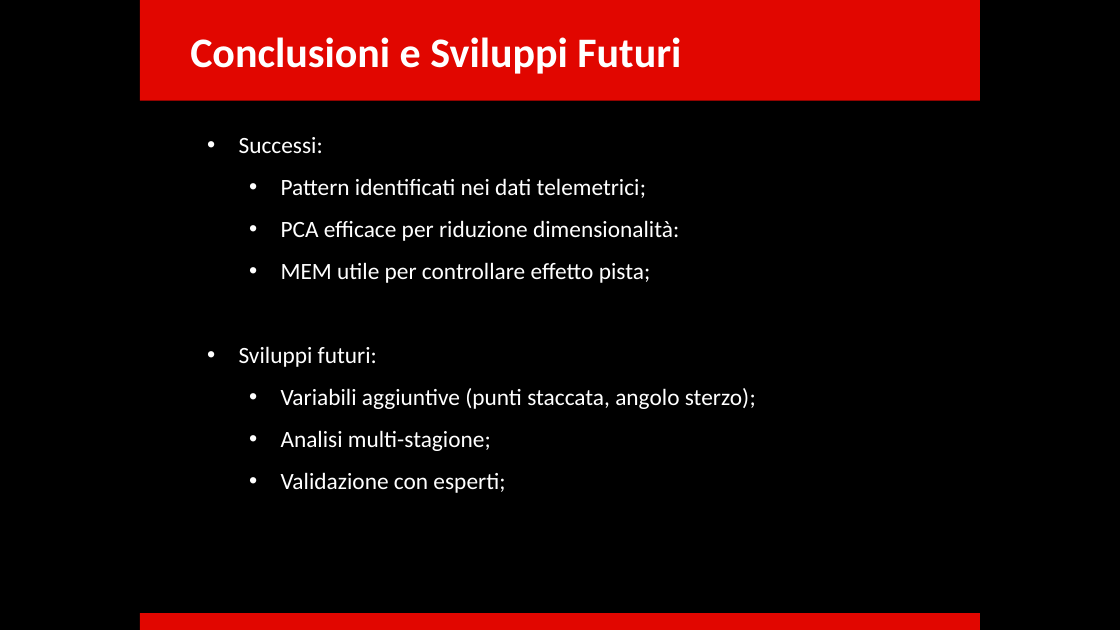
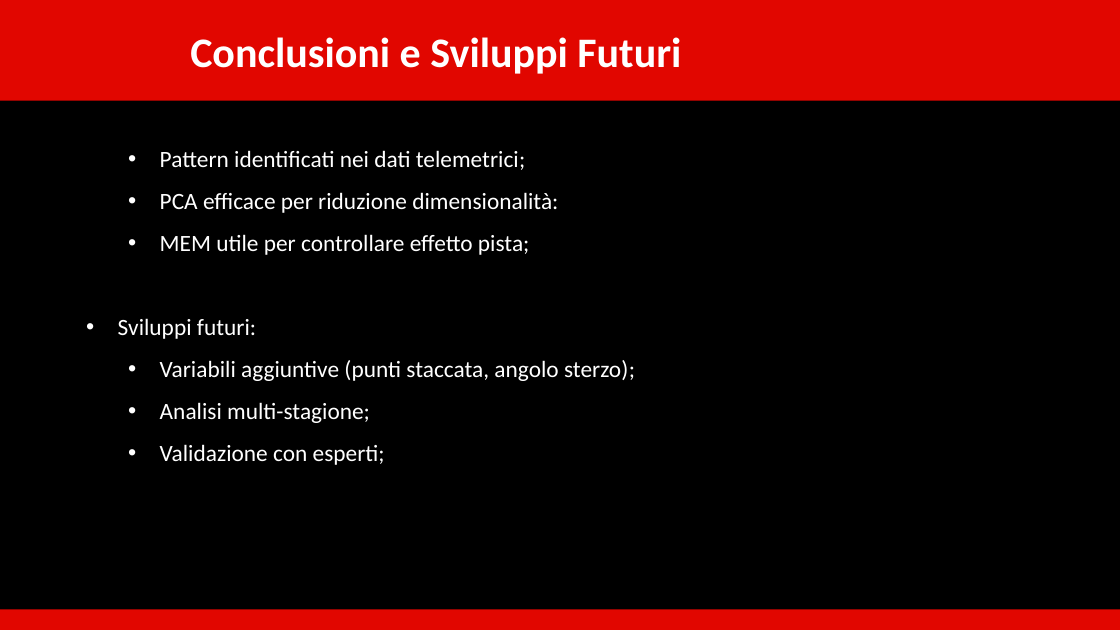
Before and after one commit to WBOnCedR/Stili_di_guida_f1, a slide deck: slide 20 of presentazione_F1_10min.pptx (slide 17 before the commit). Drawn at 1120x630 pixels with LibreOffice and Linux fonts; fonts in the diff are those of the drawing. Boxes give left, top, right and bottom in pixels: in the first picture for what was removed or moved away, otherwise in the second. Text is boxed around its words. In the diff, an @@ line names an element or a change of style, - is before the commit and + after.

```diff
--- a/presentazione_F1_10min.pptx
+++ b/presentazione_F1_10min.pptx
@@ rectangle: place and size @@
-rectangle at [140, 0, 981, 101]
+rectangle at [0, 0, 1120, 101]
@@ text "Pattern identificati nei dati telemetrici;": place and size @@
-text "Pattern identificati nei dati telemetrici;" at [239, 137, 756, 493]
+text "Pattern identificati nei dati telemetrici;" at [118, 150, 635, 465]
@@ text at [239, 137, 323, 153]: paragraph removed @@
-• Successi:
@@ rectangle: place and size @@
-rectangle at [140, 613, 981, 630]
+rectangle at [0, 609, 1120, 630]
```
Also in this commit, not shown: 14 other slides changed, 3 slides added, 12 other files.
